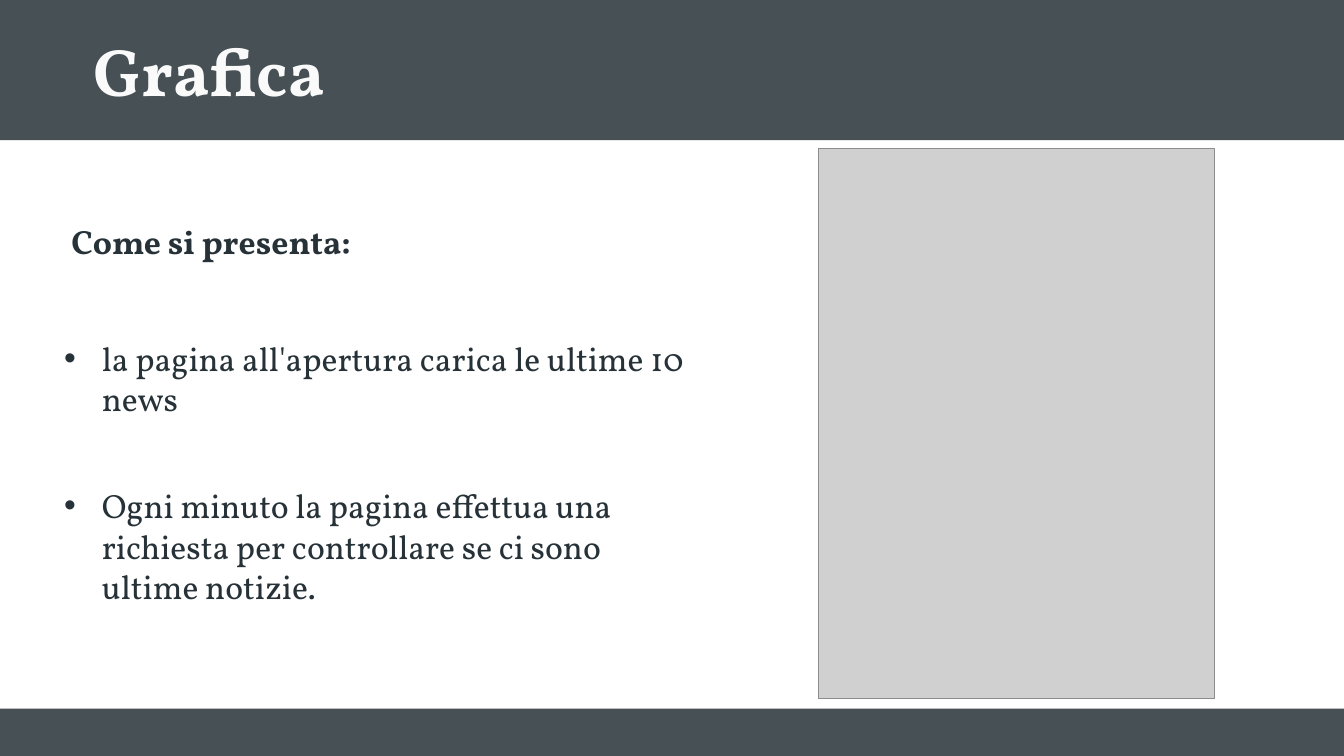
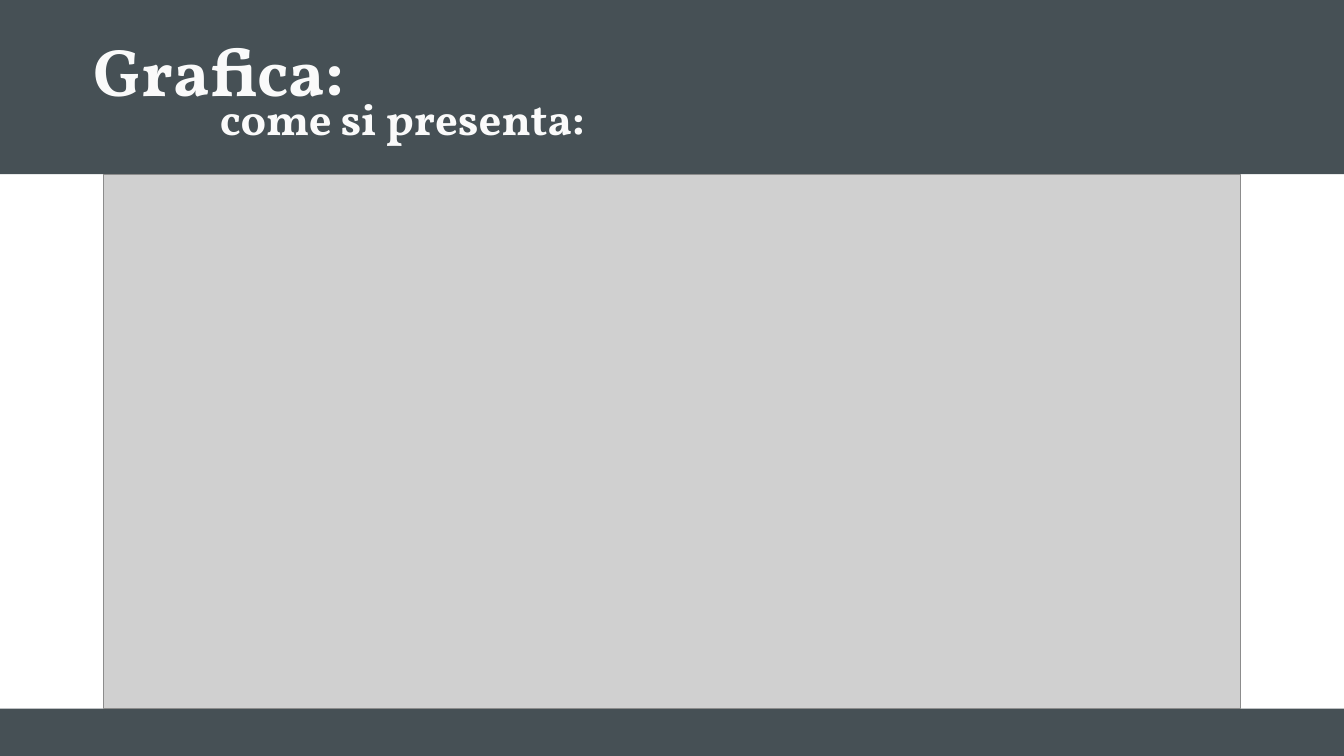
Before and after one commit to giovannipacelli2/news, a slide deck: slide 11 of src/assets/presentation/Presentazione_News.pptx. Drawn at 1344x756 pixels with LibreOffice and Linux fonts; fonts in the diff are those of the drawing; grey boxes stand for pictures. Boxes give left, top, right and bottom in pixels: in the first picture for what was removed or moved away, otherwise in the second. Text is boxed around its words. In the diff, an @@ line names an element or a change of style, - is before the commit and + after.

```diff
--- a/src/assets/presentation/Presentazione_News.pptx
+++ b/src/assets/presentation/Presentazione_News.pptx
@@ rectangle: place and size @@
-rectangle at (0,0,1344,140)
+rectangle at (0,0,1344,174)
@@ text at (94,48,345,127): text changed @@
-Grafica
+Grafica:
@@ text at (220,92,585,146): text changed; size 24 to 32 pt; text colour #263238 to #FAFAFA @@
-Come si presenta:
+come si presenta:
@@ picture removed at (819,149,1216,699) @@
@@ picture added at (104,174,1241,709) @@
@@ text removed at (102,347,683,412) @@
-• la pagina all'apertura carica le ultime 10 news
@@ text removed at (102,494,612,600) @@
-• Ogni minuto la pagina effettua una richiesta per controllare se ci sono ultime notizie.
```
Also in this commit, not shown: 18 other files.
